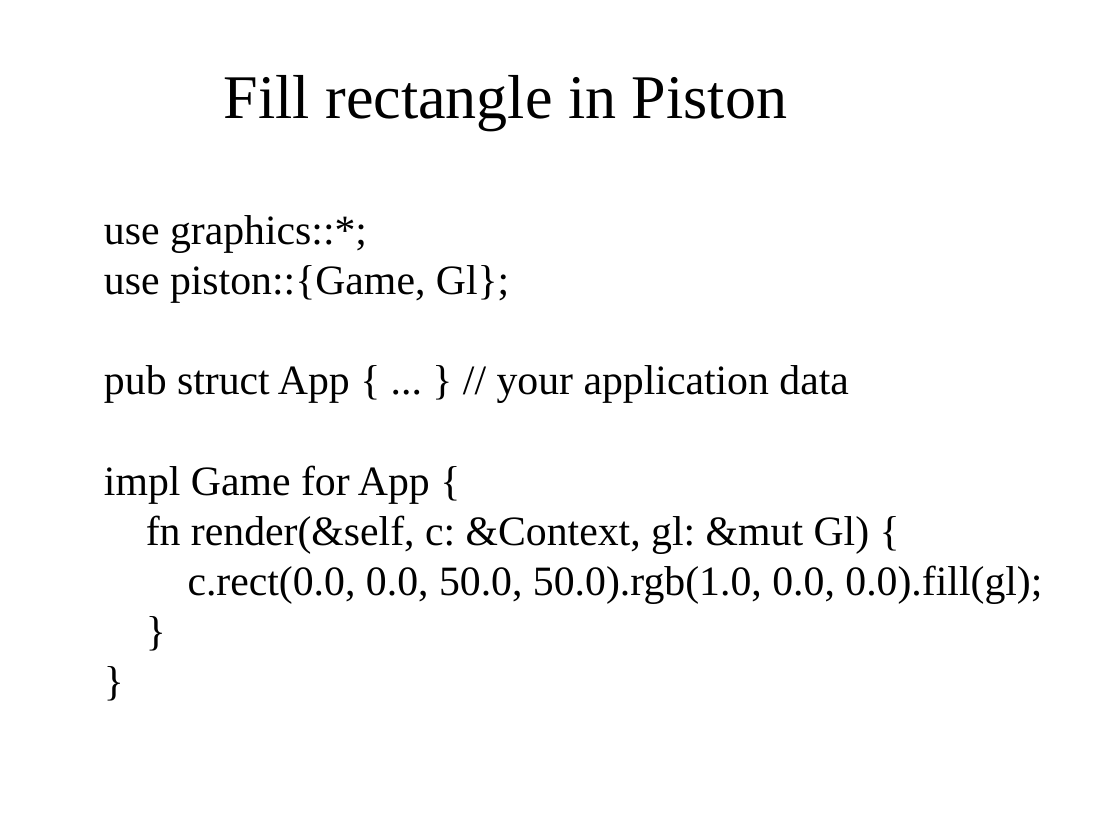
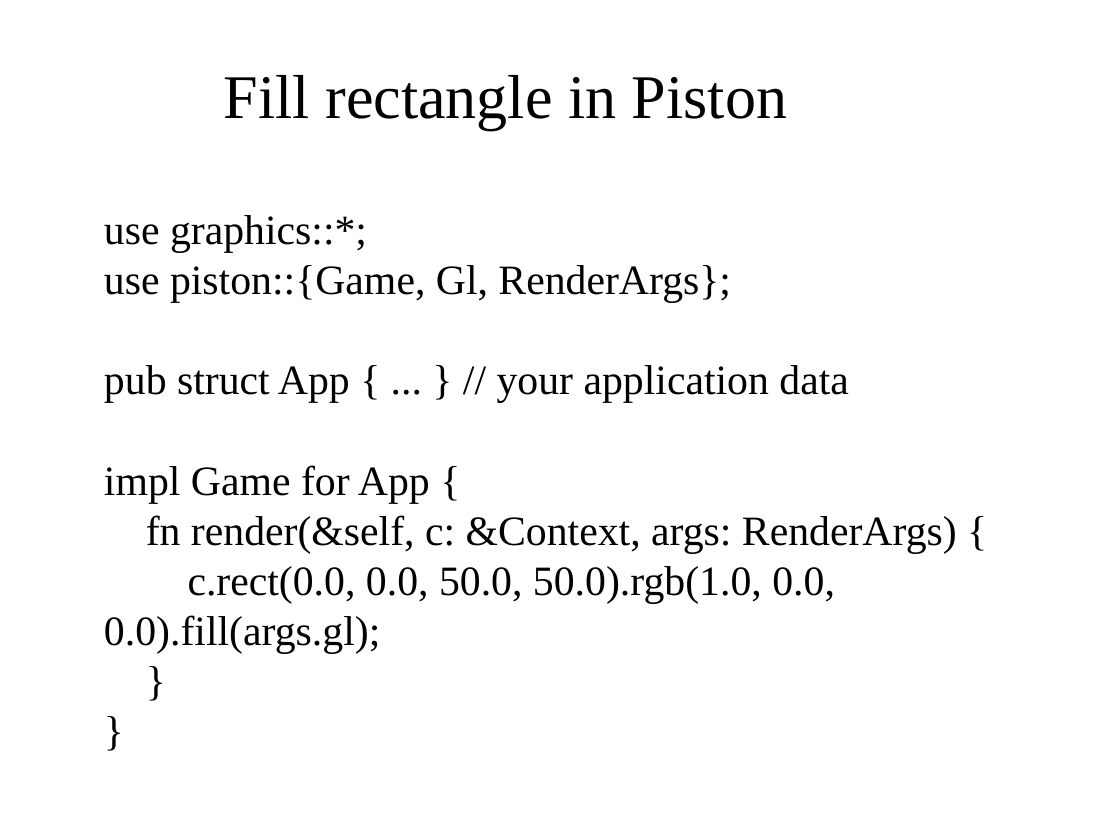
Before and after one commit to PistonDevelopers/piston, a slide deck: slide 4 of learning materials/impl Game for App.odp (slide 5 before the commit). Drawn at 1120x840 pixels with LibreOffice and Linux fonts; fonts in the diff are those of the drawing; background and template pictures are left out. Boxes give left, top, right and bottom in pixels: in the first picture for what was removed or moved away, otherwise in the second. Text is boxed around its words. In the diff, an @@ line names an element or a change of style, - is before the commit and + after.

```diff
--- a/learning materials/impl Game for App.odp
+++ b/learning materials/impl Game for App.odp
@@ text at bbox=[104, 215, 957, 653]: text changed @@
-use graphics::*;
-use piston::{Game, Gl};
-pub struct App { ... } // your application data
-impl Game for App {
-fn render(&self, c: &Context, gl: &mut Gl) {
-c.rect(0.0, 0.0, 50.0, 50.0).rgb(1.0, 0.0, 0.0).fill(gl);
-}
-}
+use graphics::*;
+use piston::{Game, Gl, RenderArgs};
+pub struct App { ... } // your application data
+impl Game for App {
+fn render(&self, c: &Context, args: RenderArgs) {
+c.rect(0.0, 0.0, 50.0, 50.0).rgb(1.0, 0.0, 0.0).fill(args.gl);
+}
+}
```
Also in this commit, not shown: 3 other slides changed, 2 slides added.
